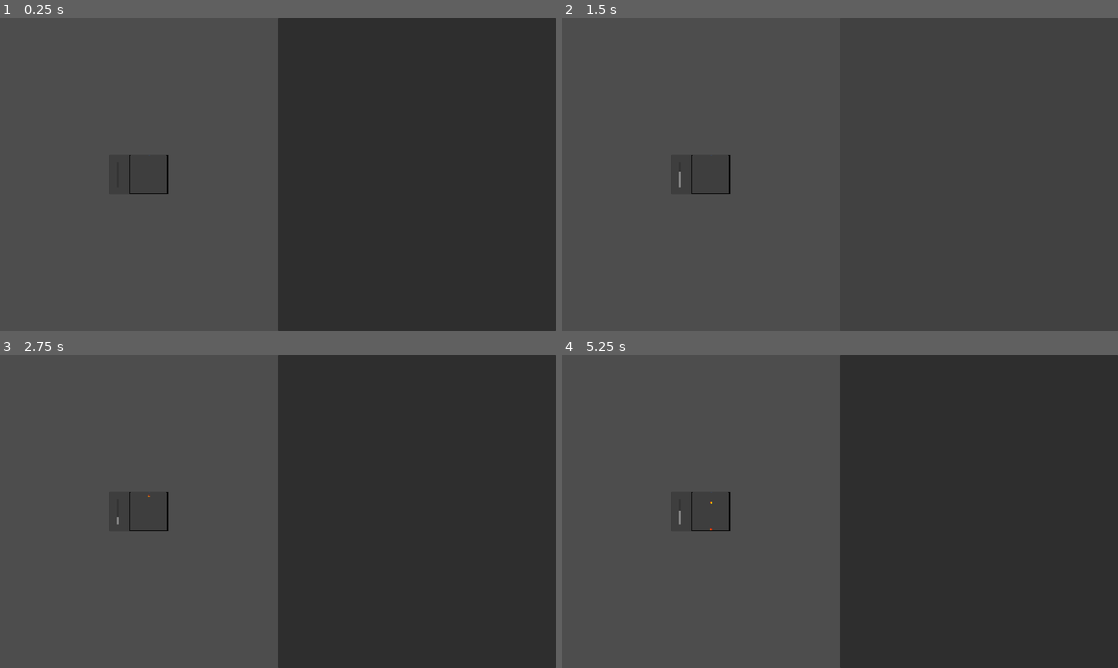
Above: before the commit, frames 1-4 (two rows, left to right).
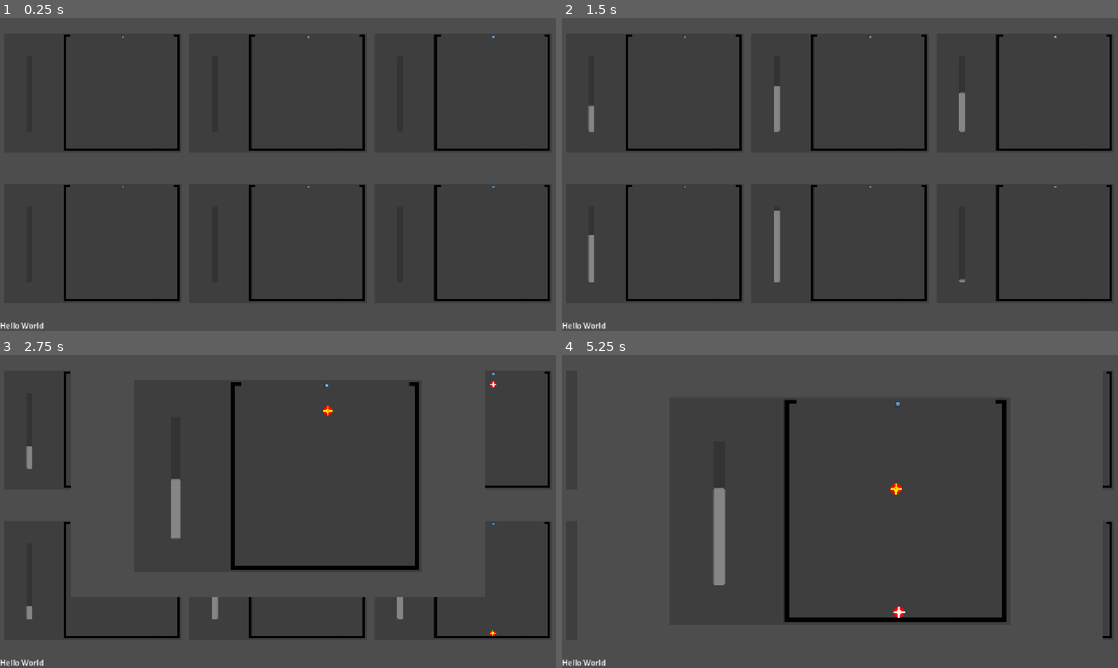
Above: after the commit, the same moments.

Repository: Alpagateau/GCC_GrowingBall
Game: Godot game, scene res://main.tscn
Same seed, same stepped clock (60 frames per second), same inputs: the game is played once before the commit and once after it. The engine's default icon, where the game draws it, is replaced by a stand-in: a white triangle on a blue panel in a dark square.
Inputs (mouse positions are in pixels of both pictures, inside the frame that each line leads up to):
- Up to frame 1 (0.25 s): no input
- Up to frame 2 (1.5 s): click (979, 174) at 0.52 s; move the mouse to (962, 158) at 1.27 s; hold B from 1.28 s (still down)
- Up to frame 3 (2.75 s): move the mouse to (166, 527) at 2.02 s; release B at 2.03 s; hold A from 2.03 s (still down); click (166, 527) at 2.1 s; tap B at 2.3 s
- Up to frame 4 (5.25 s): move the mouse to (895, 442) at 2.77 s; release A at 2.78 s; hold B 2.78-3.53 s; move the mouse to (812, 574) at 3.52 s; tap B at 3.6, 5.1 s; tap Enter at 4.25 s; move the mouse to (1006, 558) at 4.27 s; hold B 4.28-5.03 s; hold A from 4.28 s (still down); click (1006, 558) at 4.35 s; move the mouse to (673, 464) at 5.02 s

The runs differ from the first frame. In frame 1, 18% of the frame differs, in the area x 0-100%, y 0-100%; in frame 2, 4.4%; in frame 3, 24%; in frame 4, 29%.

Commit message:
godot is gud ig

Diff:
--- a/Scenes/apparatus.tscn
+++ b/Scenes/apparatus.tscn
@@ -20,6 +20,10 @@
 scale = Vector2(0.8, 0.8)
 script = ExtResource("1_0210a")
 ball_prefab = ExtResource("2_pqdvx")
+
+[node name="Camera2D" type="Camera2D" parent="." unique_id=870962571]
+scale = Vector2(0.99999994, 0.99999994)
+zoom = Vector2(0.3, 0.3)
 
 [node name="ArenaBg" type="Sprite2D" parent="." unique_id=1216336849]
 modulate = Color(0.24236244, 0.24236244, 0.24236241, 1)
--- a/Scenes/formatted.tscn
+++ b/Scenes/formatted.tscn
@@ -2,6 +2,7 @@
 
 [ext_resource type="Script" uid="uid://qhu4p8g3hujj" path="res://Scripts/formatter.gd" id="1_m4fqn"]
 [ext_resource type="PackedScene" uid="uid://dd3b7obikakn4" path="res://Scenes/apparatus.tscn" id="2_kmerg"]
+[ext_resource type="Script" uid="uid://b2b24aak3sq60" path="res://Scripts/Subview.gd" id="3_efad5"]
 
 [node name="Formatter" type="Container" unique_id=2104910193]
 anchors_preset = 15
@@ -10,26 +11,83 @@
 grow_horizontal = 2
 grow_vertical = 2
 script = ExtResource("1_m4fqn")
-lines = 1
 metadata/_custom_type_script = "uid://qhu4p8g3hujj"
 
-[node name="SubViewportContainer" type="SubViewportContainer" parent="." unique_id=1146430415]
+[node name="Subview" type="SubViewportContainer" parent="." unique_id=602522116 node_paths=PackedStringArray("apparatus")]
+z_index = 100
 layout_mode = 2
 stretch = true
+script = ExtResource("3_efad5")
+apparatus = NodePath("SubViewport/Apparatus")
 
-[node name="SubViewport" type="SubViewport" parent="SubViewportContainer" unique_id=2016852082]
-disable_3d = true
-own_world_3d = true
-transparent_bg = true
-size = Vector2i(576, 648)
+[node name="SubViewport" type="SubViewport" parent="Subview" unique_id=799321375]
+handle_input_locally = false
+size = Vector2i(1152, 648)
 render_target_update_mode = 4
 
-[node name="Node2D" type="Node2D" parent="SubViewportContainer/SubViewport" unique_id=906978281]
+[node name="Apparatus" parent="Subview/SubViewport" unique_id=849921152 instance=ExtResource("2_kmerg")]
 
-[node name="Camera2D" type="Camera2D" parent="SubViewportContainer/SubViewport/Node2D" unique_id=538978763]
-zoom = Vector2(0.1, 0.1)
+[node name="Subview2" type="SubViewportContainer" parent="." unique_id=822121604 node_paths=PackedStringArray("apparatus")]
+layout_mode = 2
+stretch = true
+script = ExtResource("3_efad5")
+apparatus = NodePath("SubViewport/Apparatus")
 
-[node name="Apparatus" parent="SubViewportContainer/SubViewport/Node2D" unique_id=2112918524 instance=ExtResource("2_kmerg")]
+[node name="SubViewport" type="SubViewport" parent="Subview2" unique_id=1281667460]
+handle_input_locally = false
+size = Vector2i(384, 324)
+render_target_update_mode = 4
 
-[node name="Button2" type="Button" parent="." unique_id=1516345229]
+[node name="Apparatus" parent="Subview2/SubViewport" unique_id=2112918524 instance=ExtResource("2_kmerg")]
+
+[node name="Subview3" type="SubViewportContainer" parent="." unique_id=163120316 node_paths=PackedStringArray("apparatus")]
 layout_mode = 2
+stretch = true
+script = ExtResource("3_efad5")
+apparatus = NodePath("SubViewport/Apparatus")
+
+[node name="SubViewport" type="SubViewport" parent="Subview3" unique_id=1988776233]
+handle_input_locally = false
+size = Vector2i(384, 324)
+render_target_update_mode = 4
+
+[node name="Apparatus" parent="Subview3/SubViewport" unique_id=828452315 instance=ExtResource("2_kmerg")]
+
+[node name="Subview4" type="SubViewportContainer" parent="." unique_id=511839514 node_paths=PackedStringArray("apparatus")]
+layout_mode = 2
+stretch = true
+script = ExtResource("3_efad5")
+apparatus = NodePath("SubViewport/Apparatus")
+
+[node name="SubViewport" type="SubViewport" parent="Subview4" unique_id=1282618584]
+handle_input_locally = false
+size = Vector2i(384, 324)
+render_target_update_mode = 4
+
+[node name="Apparatus" parent="Subview4/SubViewport" unique_id=2141407468 instance=ExtResource("2_kmerg")]
+
+[node name="Subview5" type="SubViewportContainer" parent="." unique_id=722385038 node_paths=PackedStringArray("apparatus")]
+layout_mode = 2
+stretch = true
+script = ExtResource("3_efad5")
+apparatus = NodePath("SubViewport/Apparatus")
+
+[node name="SubViewport" type="SubViewport" parent="Subview5" unique_id=1250724504]
+handle_input_locally = false
+size = Vector2i(384, 324)
+render_target_update_mode = 4
+
+[node name="Apparatus" parent="Subview5/SubViewport" unique_id=1102476268 instance=ExtResource("2_kmerg")]
+
+[node name="Subview6" type="SubViewportContainer" parent="." unique_id=1845164933 node_paths=PackedStringArray("apparatus")]
+layout_mode = 2
+stretch = true
+script = ExtResource("3_efad5")
+apparatus = NodePath("SubViewport/Apparatus")
+
+[node name="SubViewport" type="SubViewport" parent="Subview6" unique_id=296059914]
+handle_input_locally = false
+size = Vector2i(384, 324)
+render_target_update_mode = 4
+
+[node name="Apparatus" parent="Subview6/SubViewport" unique_id=2047809706 instance=ExtResource("2_kmerg")]
--- a/Scenes/test_apparatus.gd
+++ b/Scenes/test_apparatus.gd
@@ -1,11 +1,13 @@
 extends Node2D
+class_name Apparatus
 
 var original_pos : Vector2
 @export var ball_prefab : PackedScene
 var total_money : float = 0
 
+var current_focuse_amout : float = 0
+
 func _ready() -> void:
-
 	$ChargingBar.is_full.connect(shake)
 	$ChargingBar.is_full.connect(spawn_ball)
 
@@ -31,3 +33,6 @@
 		)
 		tween.tween_property(self, "position", original_pos + offset, 0.02)
 	tween.tween_property(self, "position", original_pos, 0.02)
+
+func _update_focus_amout(t : float):
+	$Camera2D.zoom = Vector2.ONE * ((1 - t) * 0.3 + t * 0.6)
--- /dev/null
+++ b/Scripts/Subview.gd
@@ -0,0 +1,8 @@
+extends SubViewportContainer
+class_name Focusable
+
+@export var apparatus : Apparatus
+
+#focus amout between 0 and 1
+func _update_focus_amout(t : float):
+	apparatus._update_focus_amout(t)
--- a/Scripts/formatter.gd
+++ b/Scripts/formatter.gd
@@ -3,6 +3,24 @@
 class_name Formatter
 
 @export var lines : int = 2
+
+@warning_ignore("unused_signal")
+signal request_focus(n : Control)
+
+signal focus_started
+signal focus_ended
+
+#focus data
+var current_focus : Control = null
+var original_rect : Rect2
+
+func _process(_delta: float) -> void:
+	if Input.is_key_pressed(KEY_A):
+		if current_focus == null:
+			_start_focus(get_children()[randi_range(0, get_child_count()-1)])
+	if Input.is_key_pressed(KEY_B):
+		if current_focus != null:
+			_stop_focus()
 
 func _notification(what):
 	if what == NOTIFICATION_SORT_CHILDREN:
@@ -32,4 +50,52 @@
 			r.position = new_rect.position + Vector2.RIGHT * new_rect.size.x * x + Vector2.DOWN * new_rect.size.y * line
 			rects += [r]
 	for i in range(len(children)):
-		fit_child_in_rect(children[i], rects[i])
+		if children[i] != current_focus:
+			fit_child_in_rect(children[i], rects[i])
+
+func _start_focus(n : Control):
+	if n == null: return
+	current_focus = n
+	current_focus.z_index = 100
+	print("current focus : ", current_focus)
+	original_rect = n.get_rect()
+	print("og rect", original_rect)
+
+	if current_focus != null:
+		var tween = create_tween()
+		tween.tween_method(
+			(func(t : float):
+				var new_rect = original_rect
+				new_rect.position = (1 - t)  * original_rect.position
+				new_rect.size = (1 - t) * original_rect.size + t * size
+				if current_focus != null:
+					fit_child_in_rect(current_focus, new_rect)
+					if current_focus is Focusable:
+						current_focus._update_focus_amout(t)
+				), 0.0, 1.0, 1
+		)
+		tween.tween_callback(focus_started.emit)
+	pass
+
+func _stop_focus():
+	if current_focus == null : return
+	var tween = create_tween()
+	tween.tween_method(
+			(func(t : float):
+				var new_rect = original_rect
+				new_rect.position = (1 - t)  * original_rect.position
+				new_rect.size = (1 - t) * original_rect.size + t * size
+				if current_focus != null:
+					fit_child_in_rect(current_focus, new_rect)
+					if current_focus is Focusable:
+						current_focus._update_focus_amout(t)
+				), 1.0, 0.0, 1
+		)
+	tween.tween_callback(
+		(func():
+			if current_focus != null:
+				current_focus.z_index = 0
+			focus_ended.emit()))
+
+	tween.tween_callback((func(): current_focus = null))
+	pass
--- a/main.tscn
+++ b/main.tscn
@@ -1,34 +1,24 @@
 [gd_scene format=3 uid="uid://ckyhsbkrcgy2t"]
 
 [ext_resource type="PackedScene" uid="uid://dtwbo0vudpnfq" path="res://Scenes/formatted.tscn" id="1_0xm2m"]
-[ext_resource type="PackedScene" uid="uid://dd3b7obikakn4" path="res://Scenes/apparatus.tscn" id="1_ig7tw"]
 
 [node name="Main" type="Node2D" unique_id=174194511]
 
-[node name="Apparatus2" parent="." unique_id=535516812 instance=ExtResource("1_ig7tw")]
-visible = false
-position = Vector2(576, 324)
-
-[node name="Apparatus" parent="." unique_id=2112918524 instance=ExtResource("1_ig7tw")]
-visible = false
-position = Vector2(576, 324)
-
-[node name="Apparatus3" parent="." unique_id=504525527 instance=ExtResource("1_ig7tw")]
-visible = false
-position = Vector2(576, 324)
-
-[node name="Apparatus4" parent="." unique_id=1473441458 instance=ExtResource("1_ig7tw")]
-visible = false
-position = Vector2(576, 324)
-
-[node name="Apparatus5" parent="." unique_id=154377546 instance=ExtResource("1_ig7tw")]
-visible = false
-position = Vector2(576, 324)
-
-[node name="Apparatus6" parent="." unique_id=244864323 instance=ExtResource("1_ig7tw")]
-visible = false
-position = Vector2(576, 324)
-
 [node name="CanvasLayer" type="CanvasLayer" parent="." unique_id=106027916]
 
-[node name="Formatter" parent="CanvasLayer" unique_id=2104910193 instance=ExtResource("1_0xm2m")]
+[node name="VBoxContainer" type="VBoxContainer" parent="CanvasLayer" unique_id=351704019]
+anchors_preset = 15
+anchor_right = 1.0
+anchor_bottom = 1.0
+grow_horizontal = 2
+grow_vertical = 2
+size_flags_horizontal = 3
+size_flags_vertical = 3
+
+[node name="Formatter" parent="CanvasLayer/VBoxContainer" unique_id=2104910193 instance=ExtResource("1_0xm2m")]
+layout_mode = 2
+size_flags_vertical = 3
+
+[node name="Label" type="Label" parent="CanvasLayer/VBoxContainer" unique_id=1876751496]
+layout_mode = 2
+text = "Hello World"
Not shown, added: Scripts/Subview.gd.uid
